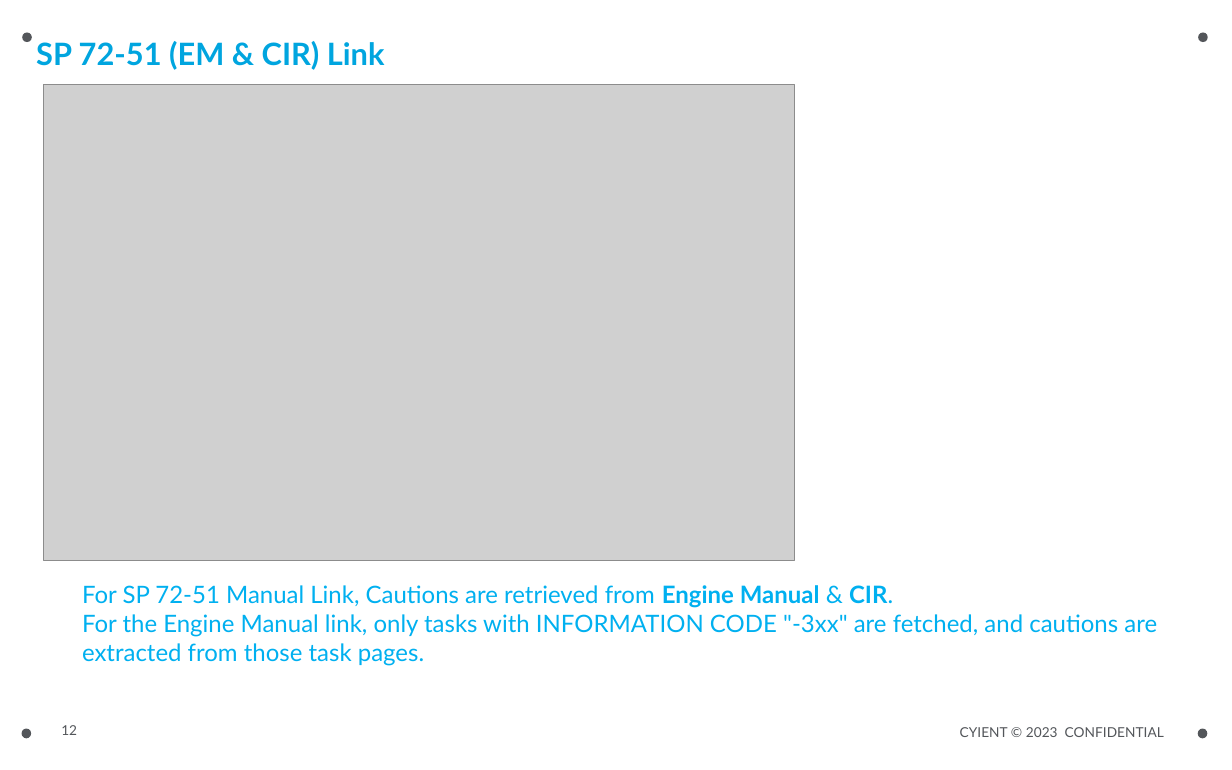
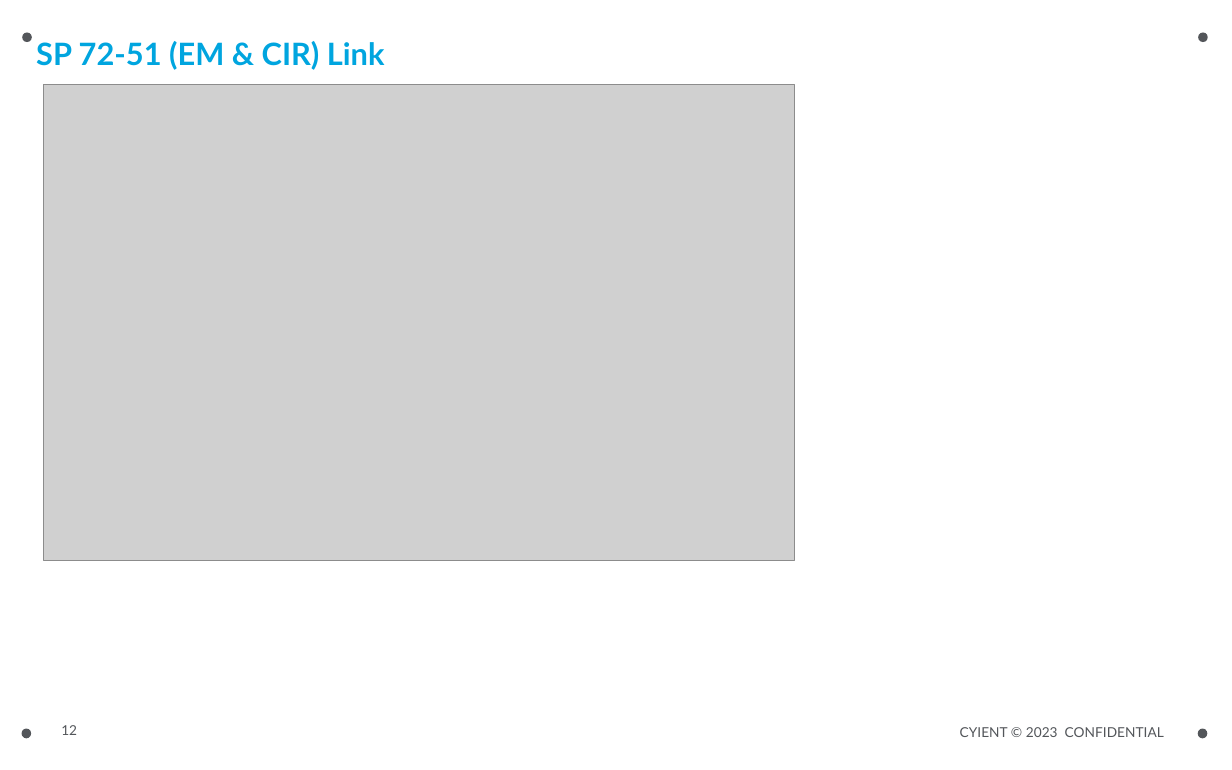
Before and after one commit to JeromeeKaram/FetchCaution, a slide deck: slide 12 of ExtractCautionsForEM/bin/Debug/bin/ExtractCautionsFromEngineManualTool.pptx. Drawn at 1232x770 pixels with LibreOffice and Linux fonts; fonts in the diff are those of the drawing; grey boxes stand for pictures. Boxes give left, top, right and bottom in pixels: in the first picture for what was removed or moved away, otherwise in the second. Text is boxed around its words. In the diff, an @@ line names an element or a change of style, - is before the commit and + after.

```diff
--- a/ExtractCautionsForEM/bin/Debug/bin/ExtractCautionsFromEngineManualTool.pptx
+++ b/ExtractCautionsForEM/bin/Debug/bin/ExtractCautionsFromEngineManualTool.pptx
@@ text removed at [82,585,1157,666] @@
-For SP 72-51 Manual Link, Cautions are retrieved from Engine Manual & CIR.
-For the Engine Manual link, only tasks with INFORMATION CODE "-3xx" are fetched, and cautions are extracted from those task pages.
```
Also in this commit, not shown: 7 other slides changed, 5 slides added, 6 other files.
